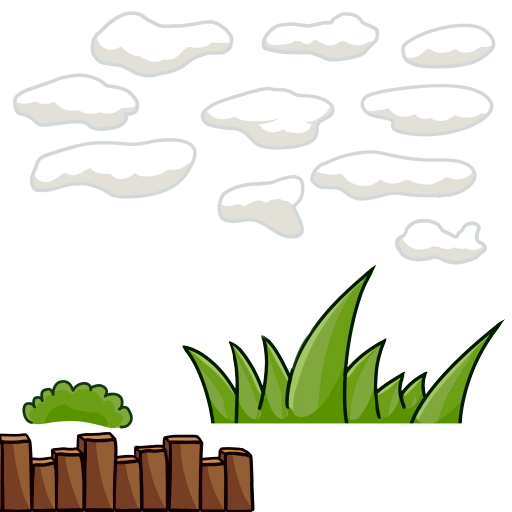
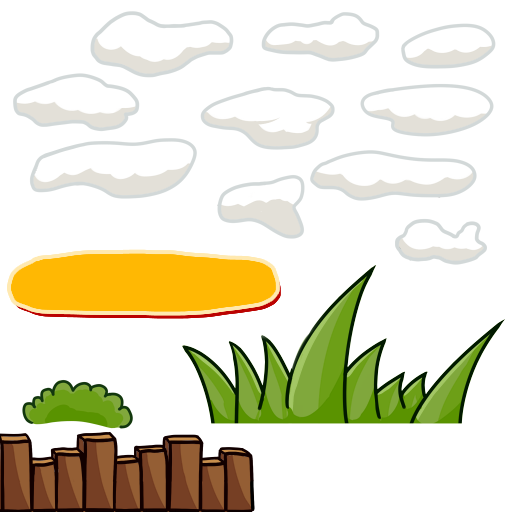
The second 512px x 512px image is a revision of the first. Changes to its layers:
added layer "MissionBG.png" above "Wheat" over (9, 251, 278, 314)
